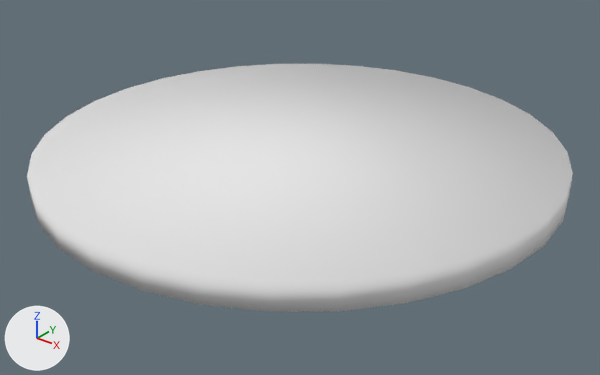
A saved change to the OBJ model app/src/main/assets/models/water_surface.obj.
Rendered twice from a 50 mm camera at (3.03, -3.79, 2.71) aimed at (0.06, -0.07, 0.4). The lights are fixed; the arrows at lower left show +X, +Y and +Z. Where no turn or scale is listed for an object, it has been applied to the vertices.

Names of what the first picture shows: 'Water_Surface_Cylinder.002'.
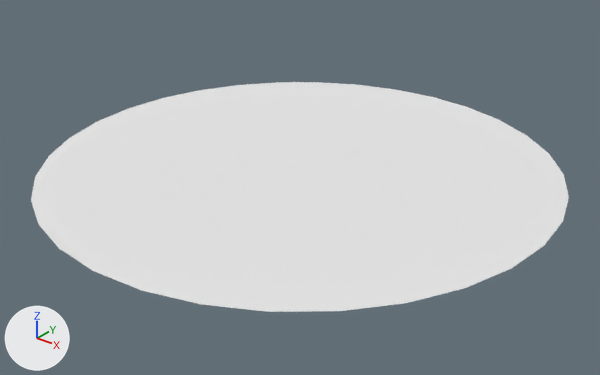
The newer file is also rescaled (x1.052), turned or shifted as a whole; pictures and numbers use the older file's frame.

The change, as a diff of the scene's bpy script:
```diff
--- a/app/src/main/assets/models/water_surface.obj.py
+++ b/app/src/main/assets/models/water_surface.obj.py
@@ me_water_surface_cylinder_002 @@
 # used by ob_water_surface_cylinder_002; location = (0.0, 0.0, 0.0)
-me_water_surface_cylinder_002.from_pydata(...)  # 64 vertices, 34 faces; spans x -1.65..1.65, y -1.65..1.65, z 0.52..0.67
+me_water_surface_cylinder_002.from_pydata(...)  # 32 vertices, 1 face; spans x -1.65..1.65, y -1.65..1.65, z 0.52
+# me_water_surface_cylinder_002 part 1
+# 32 vertices are removed from x -1.65..1.65, y -1.65..1.65, z 0.67
+# 34 faces are deleted
+# 1 new face joins them
+# me_water_surface_cylinder_002 part 2: the surface is now shaded flat
 me_water_surface_cylinder_002.materials.append(mat_water)
```

Changed parts and their boxes (x1, y1, x2, y2) in the pictures (600 x 375 px):
'Water_Surface_Cylinder.002', reshaped (7% shorter): before (27, 64, 573, 312); after (31, 82, 569, 312)
part 1 of me_water_surface_cylinder_002, cut back: before (27, 64, 573, 312)
